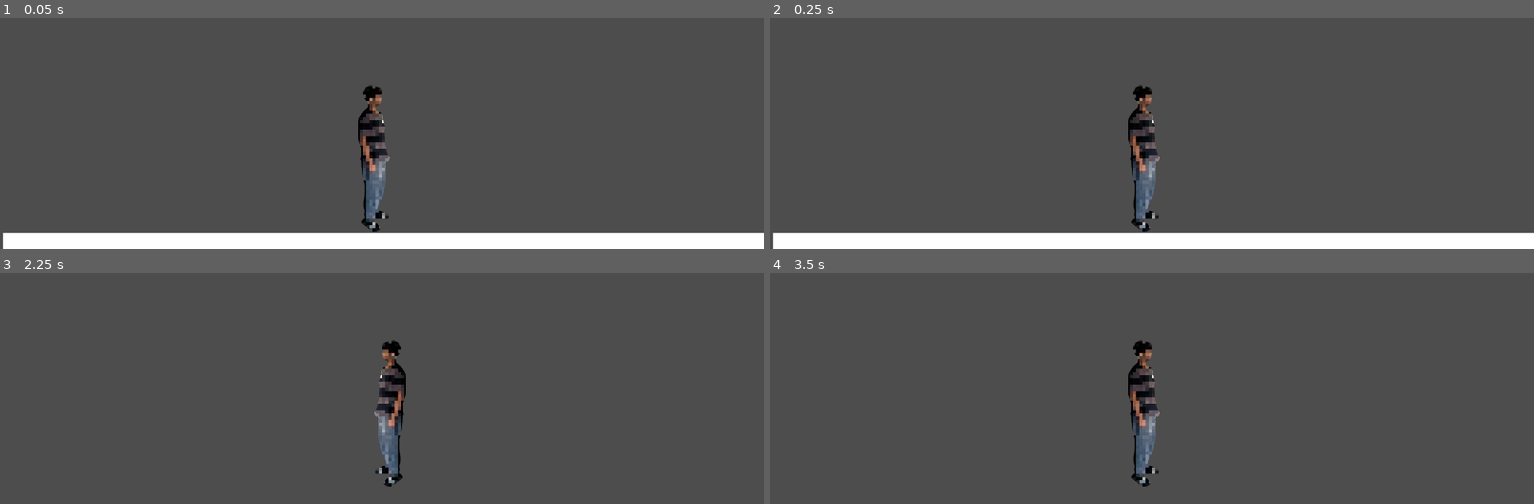
Above: before the commit, frames 1-4 (two rows, left to right).
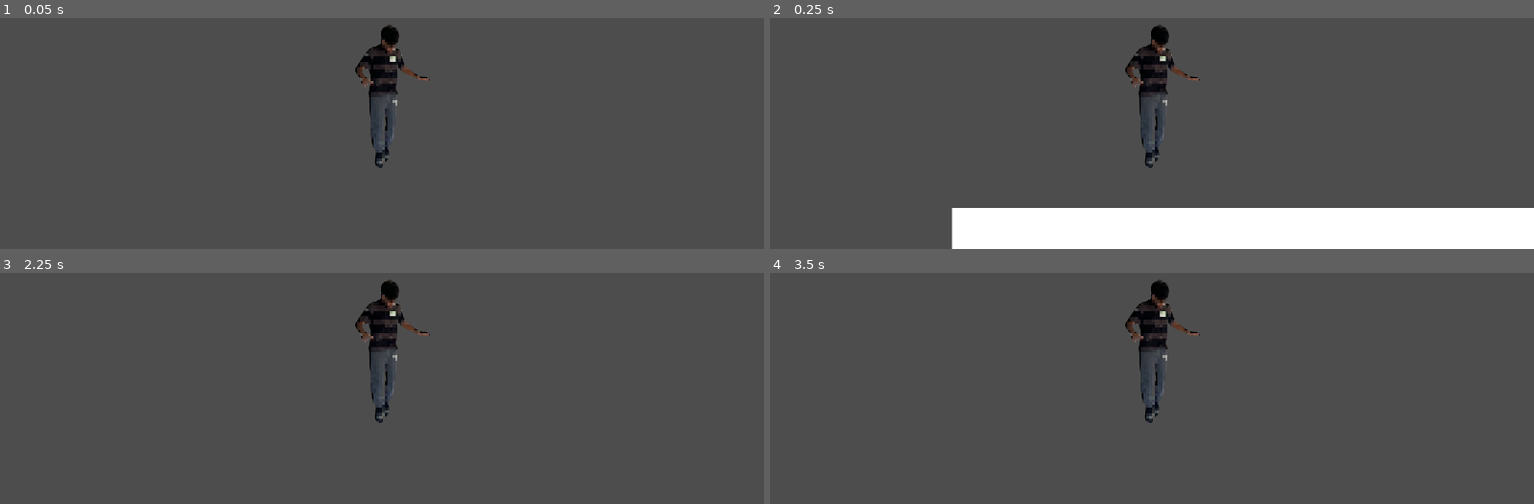
Above: after the commit, the same moments.

Repository: awadui/awesomeplatformer
Game: Godot game, scene res://Scenes/world.tscn
Two runs of this game, one before a commit and one after it. Both use one fixed random seed, a clock stepped at 60 frames per second and the inputs below.
Inputs:
- Up to frame 1 (0.05 s): no input
- Up to frame 2 (0.25 s): no input
- Up to frame 3 (2.25 s): hold D (move_right ) 0.53-2.03 s; tap Space (jump) at 0.6, 0.77, 1.07, 1.35, 1.52, 1.82, 2, 2.1 s; tap Enter at 1.25 s; hold A (move_left) from 2.03 s (still down)
- Up to frame 4 (3.5 s): tap Enter at 2.75 s; release A (move_left) at 2.78 s; hold D (move_right ) from 2.78 s (still down); tap Space (jump) at 2.85, 3.02, 3.32 s

The runs differ from the first frame. In frame 1, 9.7% of the frame differs, in the area x 0-100%, y 2-100%; in frame 2, 13%; in frame 3, 2.8%; in frame 4, 2.7%.
Error after the commit: Invalid operands 'bool' and 'int' in operator '=='. (res://Scripts/player.gd:42)

Commit message:
updtaed jumping
WE ARE COOKEED

Diff:
--- a/awesomeplatformer/Scenes/player.tscn
+++ b/awesomeplatformer/Scenes/player.tscn
@@ -228,17 +228,17 @@
 script = ExtResource("1_4ntmi")
 
 [node name="Sprite2D" type="Sprite2D" parent="."]
-position = Vector2(6, -87)
+position = Vector2(11, -83)
 scale = Vector2(0.25, 0.25)
 texture = ExtResource("2_cvnsp")
 
 [node name="CollisionShape2D" type="CollisionShape2D" parent="."]
-position = Vector2(0, -70)
+position = Vector2(5, -63)
 shape = SubResource("CapsuleShape2D_cvnsp")
 
 [node name="Camera2D" type="Camera2D" parent="."]
-position = Vector2(6, -130)
-zoom = Vector2(0.75, 0.75)
+position = Vector2(7, -102)
+zoom = Vector2(0.65, 0.65)
 
 [node name="AnimationPlayer" type="AnimationPlayer" parent="."]
 libraries = {
--- a/awesomeplatformer/Scenes/world.tscn
+++ b/awesomeplatformer/Scenes/world.tscn
@@ -10,11 +10,11 @@
 [node name="world" type="Node2D"]
 
 [node name="Player" parent="." instance=ExtResource("1_a02cp")]
-position = Vector2(148, 126)
+position = Vector2(109, 71)
 jump_force = 600
 
 [node name="Platform" type="StaticBody2D" parent="."]
-position = Vector2(166, 131)
+position = Vector2(221, 163)
 
 [node name="MeshInstance2D" type="MeshInstance2D" parent="Platform"]
 scale = Vector2(500, 50)
@@ -23,3 +23,14 @@
 [node name="CollisionShape2D" type="CollisionShape2D" parent="Platform"]
 position = Vector2(0, -0.5)
 shape = SubResource("RectangleShape2D_go701")
+
+[node name="Platform2" type="StaticBody2D" parent="."]
+position = Vector2(744, 93)
+
+[node name="MeshInstance2D" type="MeshInstance2D" parent="Platform2"]
+scale = Vector2(500, 50)
+mesh = SubResource("QuadMesh_a02cp")
+
+[node name="CollisionShape2D" type="CollisionShape2D" parent="Platform2"]
+position = Vector2(0, -0.5)
+shape = SubResource("RectangleShape2D_go701")
--- a/awesomeplatformer/Scripts/player.gd
+++ b/awesomeplatformer/Scripts/player.gd
@@ -19,7 +19,24 @@
 	var horizontal_direction = Input.get_axis("move_left", "move_right ")
 
 	if horizontal_direction != 0:
-		sprite.flip_h = (horizontal_direction == -1)
+		switch_direction(horizontal_direction == -1)
 
 	velocity.x = speed * horizontal_direction
 	move_and_slide()
+
+	update_animations(horizontal_direction)
+
+func update_animations(horizontal_direction):
+	if is_on_floor():
+		if horizontal_direction == 0:
+			ap.play("idle")
+		else:
+			ap.play("run")
+	else:
+		if velocity.y < 0:
+				ap.play("jump")
+		elif velocity.y > 0:
+			ap.play("jump")
+
+func switch_direction(horizontal_direction):
+	sprite.flip_h = (horizontal_direction == -1)
Binary file changed: awesomeplatformer/assets/textures/jump.png
